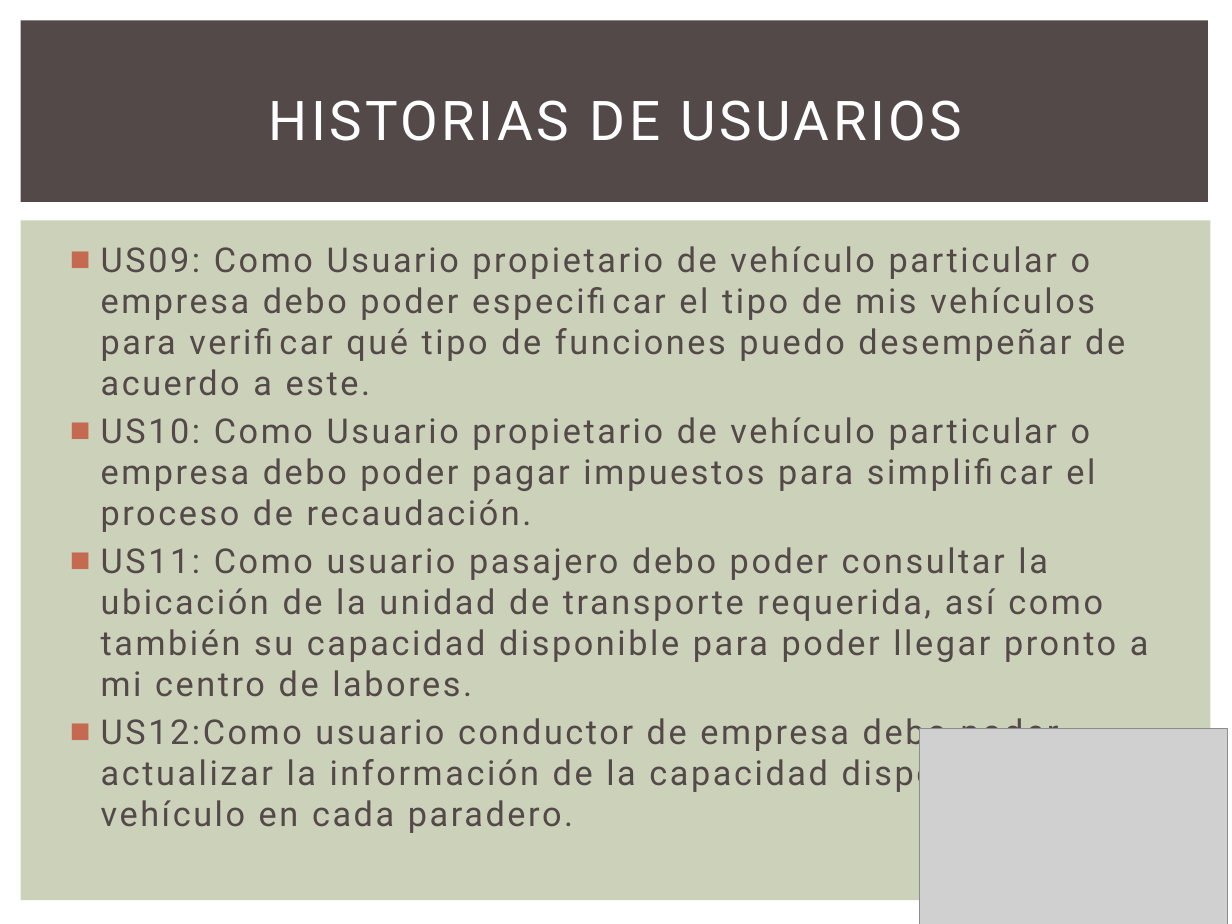
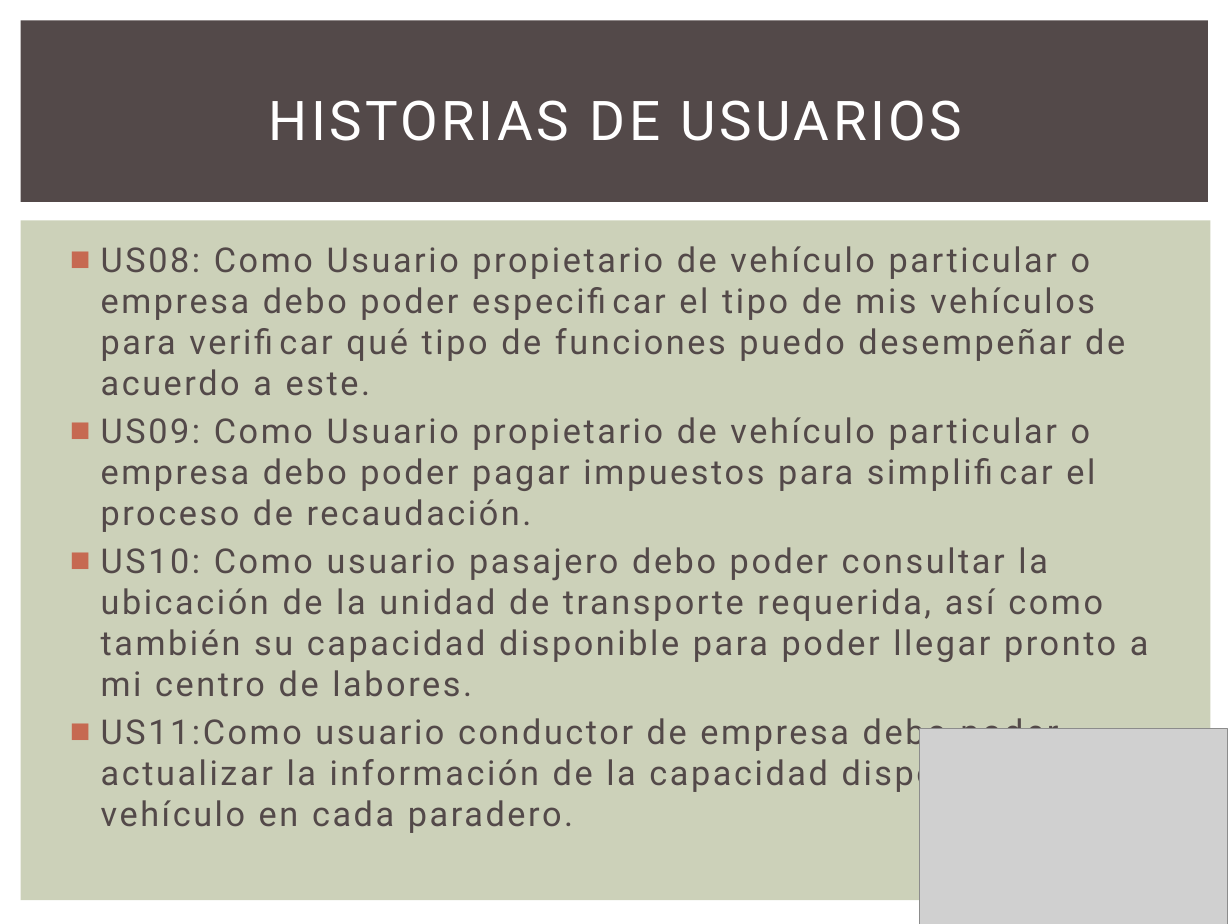
Before and after one commit to GesekCore/Arquitectura-de-Software-2015-01, a slide deck: slide 4 of Ptts.pptx. Drawn at 1232x924 pixels with LibreOffice and Linux fonts; fonts in the diff are those of the drawing; grey boxes stand for pictures. Boxes give left, top, right and bottom in pixels: in the first picture for what was removed or moved away, otherwise in the second. Text is boxed around its words. In the diff, an @@ line names an element or a change of style, - is before the commit and + after.

```diff
--- a/Ptts.pptx
+++ b/Ptts.pptx
@@ text at [101, 246, 1149, 833]: text changed @@
-■ US09: Como Usuario propietario de vehículo particular o empresa debo poder especificar el tipo de mis vehículos para verificar qué tipo de funciones puedo desempeñar de acuerdo a este.
-■ US10: Como Usuario propietario de vehículo particular o empresa debo poder pagar impuestos para simplificar el proceso de recaudación.
-■ US11: Como usuario pasajero debo poder consultar la ubicación de la unidad de transporte requerida, así como también su capacidad disponible para poder llegar pronto a mi centro de labores.
-■ US12:Como usuario conductor de empresa debo poder actualizar la información de la capacidad disponible de mi vehículo en cada paradero.
+■ US08: Como Usuario propietario de vehículo particular o empresa debo poder especificar el tipo de mis vehículos para verificar qué tipo de funciones puedo desempeñar de acuerdo a este.
+■ US09: Como Usuario propietario de vehículo particular o empresa debo poder pagar impuestos para simplificar el proceso de recaudación.
+■ US10: Como usuario pasajero debo poder consultar la ubicación de la unidad de transporte requerida, así como también su capacidad disponible para poder llegar pronto a mi centro de labores.
+■ US11:Como usuario conductor de empresa debo poder actualizar la información de la capacidad disponible de mi vehículo en cada paradero.
```
Also in this commit, not shown: 5 other slides changed, 2 other files.
